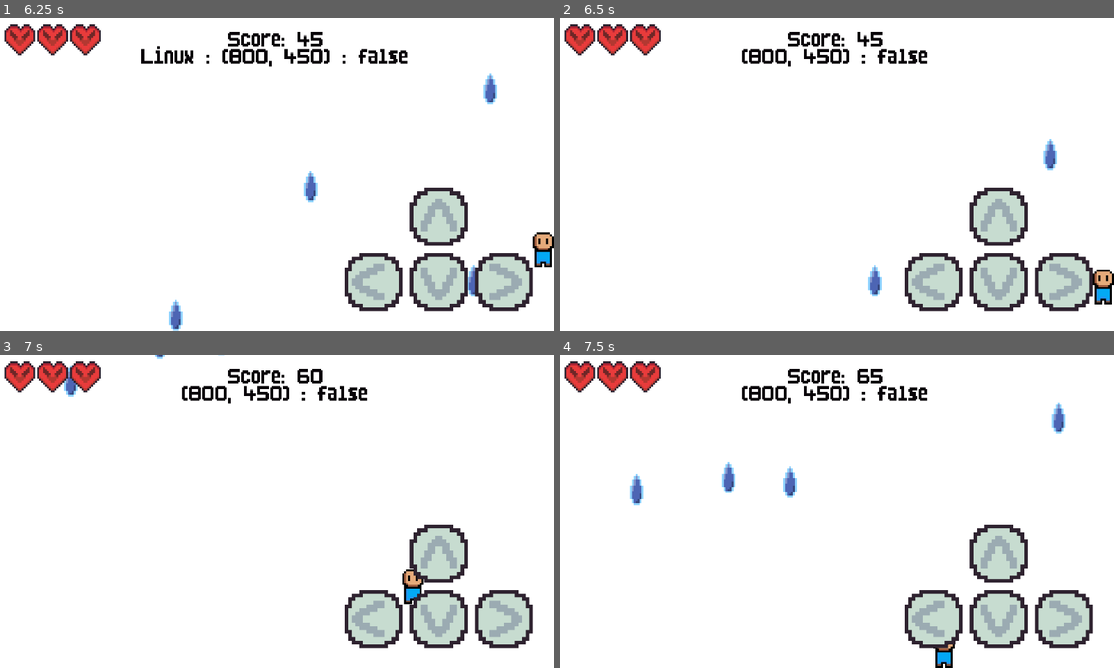
Above: before the commit, frames 1-4 (two rows, left to right).
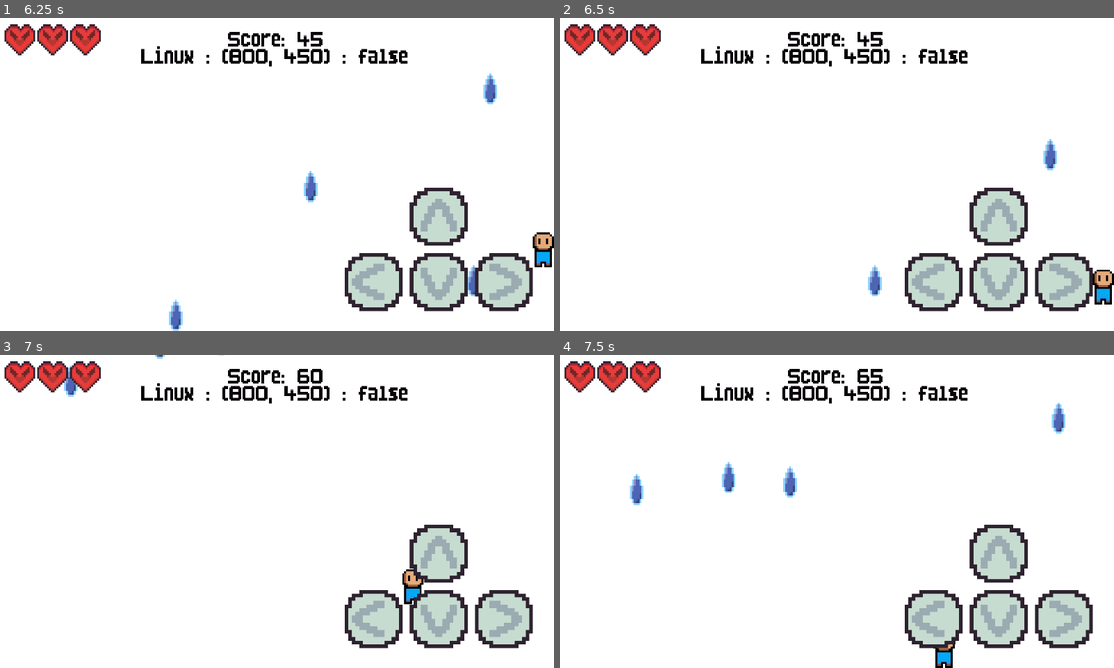
Above: after the commit, the same moments.

Repository: TagerTi/mood-games
Game: Godot game, scene res://Scenes/game.tscn
Two runs of this game, one before a commit and one after it. Both use one fixed random seed, a clock stepped at 60 frames per second and the inputs below.
Inputs (mouse positions are in pixels of both pictures, inside the frame that each line leads up to):
- Up to frame 1 (6.25 s): click (138, 174) at 0.5 s; click (204, 155) at 1.25 s; move the mouse to (398, 158) at 2.02 s; hold D (move_right) 2.03-2.75 s; hold Q (p) 2.03-2.75 s; tap W (move_up) at 2.27, 3.77, 5.27, 6.02 s; tap E (s) at 2.3, 3.6, 4.55, 5.1, 6.05 s; click (437, 280) at 2.75 s; move the mouse to (166, 190) at 3.52 s; hold D (move_right) 3.53-4.28 s; tap Q (p) at 3.8, 5.3 s; move the mouse to (332, 105) at 4.27 s; hold A (move_left) 4.28-5.03 s; hold Q (p) 4.28-5.03 s; move the mouse to (249, 237) at 5.02 s; hold D (move_right) from 5.03 s (still down); move the mouse to (443, 221) at 5.77 s; hold Q (p) from 5.78 s (still down)
- Up to frame 2 (6.5 s): keep holding D (move_right); keep holding Q (p)
- Up to frame 3 (7 s): move the mouse to (110, 464) at 6.52 s; release D (move_right) at 6.53 s; release Q (p) at 6.53 s; hold A (move_left) from 6.53 s (still down); tap E (s) at 6.6 s; tap W (move_up) at 6.77 s; tap Q (p) at 6.8 s
- Up to frame 4 (7.5 s): move the mouse to (864, 511) at 7.27 s; release A (move_left) at 7.28 s; hold D (move_right) from 7.28 s (still down); hold Q (p) from 7.28 s (still down)

Frame 1 is identical in both runs. In frame 2, 1.3% of the frame differs, in the area x 25-74%, y 8-16%; in frame 3, 1.3%; in frame 4, 1.3%.

Commit message:
UPS forgot Website

Diff:
--- a/PlayerData/ui.gd
+++ b/PlayerData/ui.gd
@@ -20,4 +20,4 @@
 	else:
 		$Arrows.hide()
 
-	$DebugLabel.text = str(DisplayServer.screen_get_size()) + " : " + str(DisplayServer.is_touchscreen_available())
+	$DebugLabel.text = str(OS.get_name()) + " : " + str(DisplayServer.screen_get_size()) + " : " + str(DisplayServer.is_touchscreen_available())
Not shown, changed: website/index.html
Not shown, changed: website/index.pck
